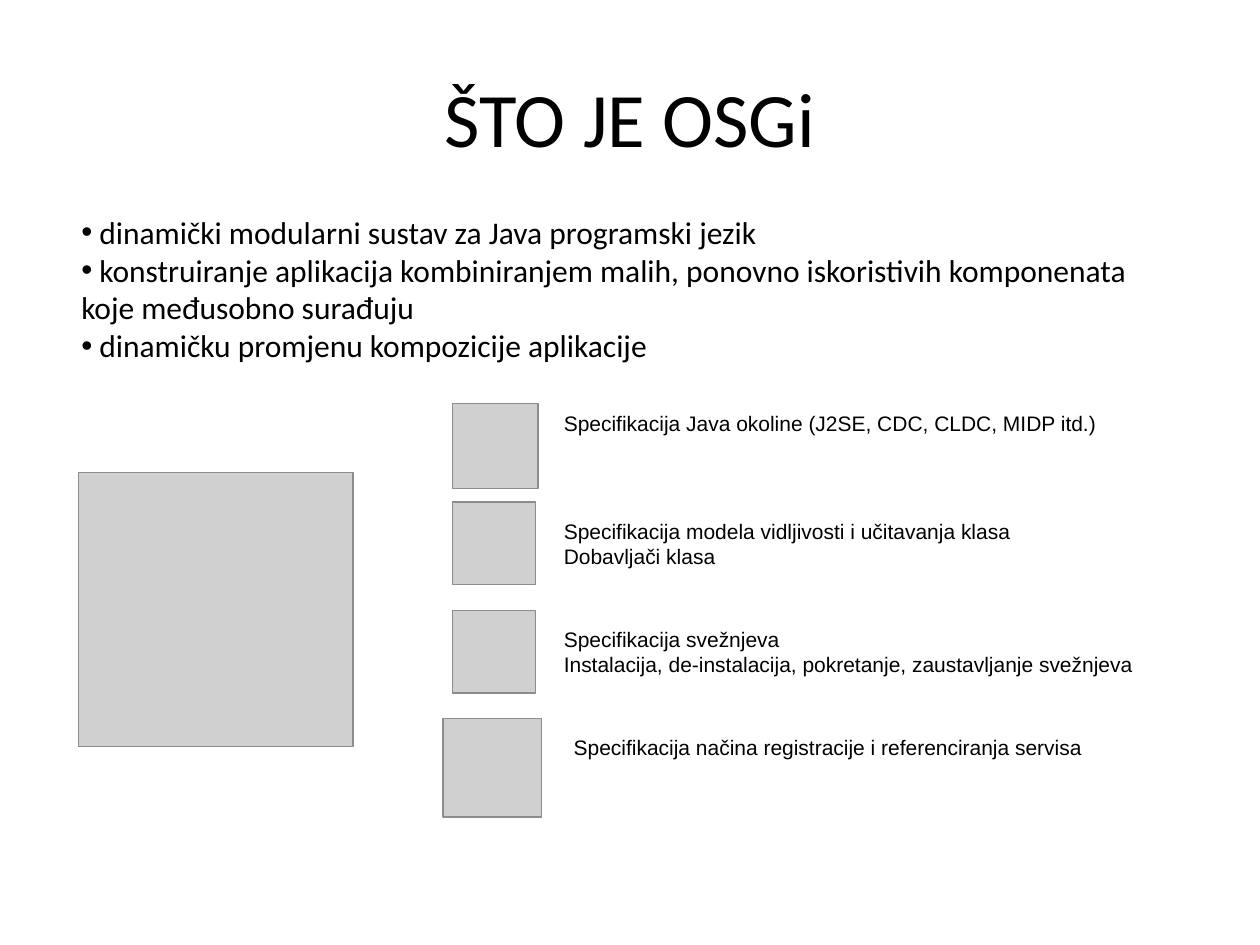
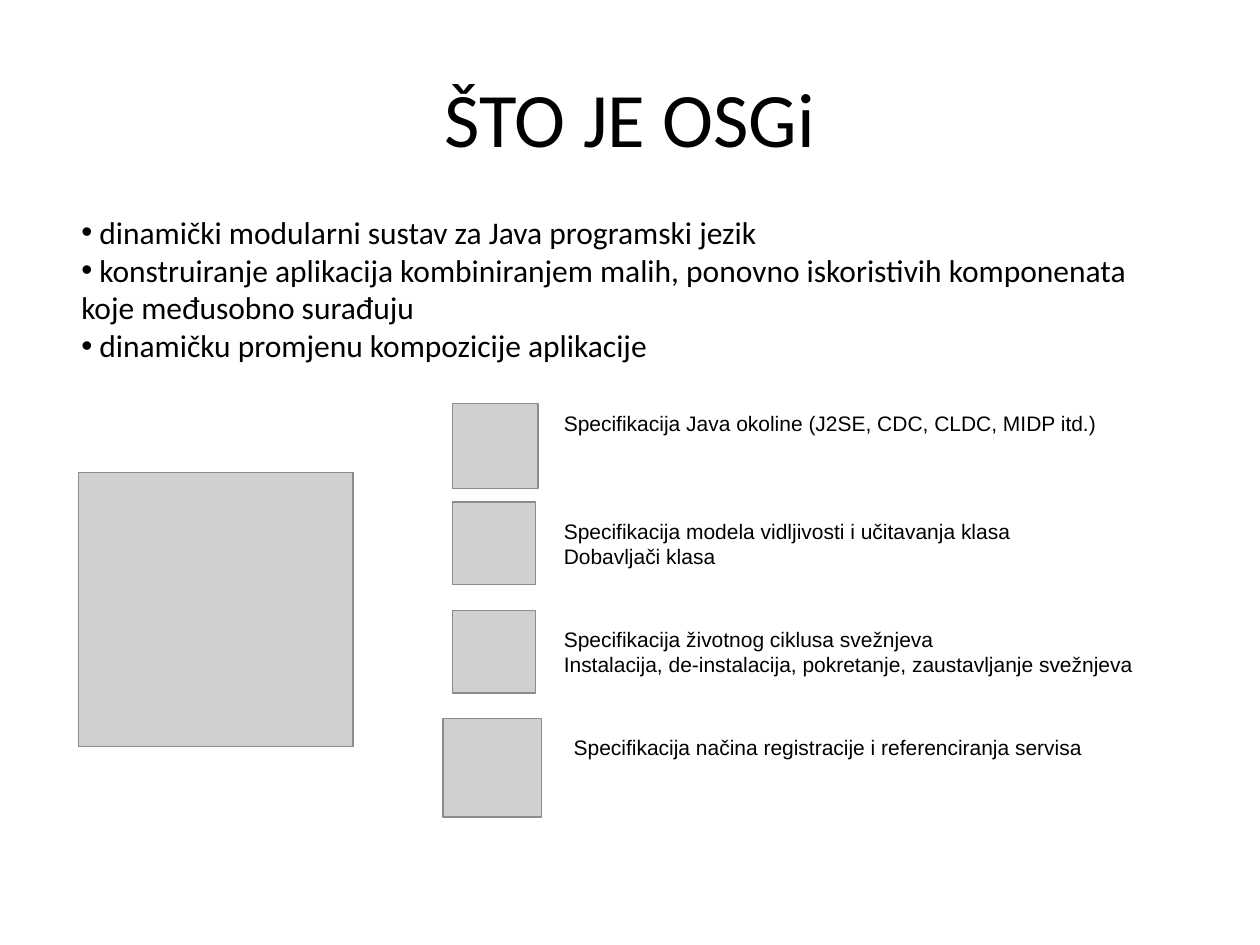
Before and after one commit to ddrezga/ddrezga-diplomski, a slide deck: slide 3 of doc/OSGi.pptx. Drawn at 1260x945 pixels with LibreOffice and Linux fonts; fonts in the diff are those of the drawing; grey boxes stand for pictures. Boxes give left, top, right and bottom in pixels: in the first picture for what was removed or moved away, otherwise in the second. Text is boxed around its words. In the diff, an @@ line names an element or a change of style, - is before the commit and + after.

```diff
--- a/doc/OSGi.pptx
+++ b/doc/OSGi.pptx
@@ text at bbox=[564, 631, 933, 652]: text changed @@
-Specifikacija svežnjeva
+Specifikacija životnog ciklusa svežnjeva
```
Also in this commit, not shown: 4 other slides changed.
